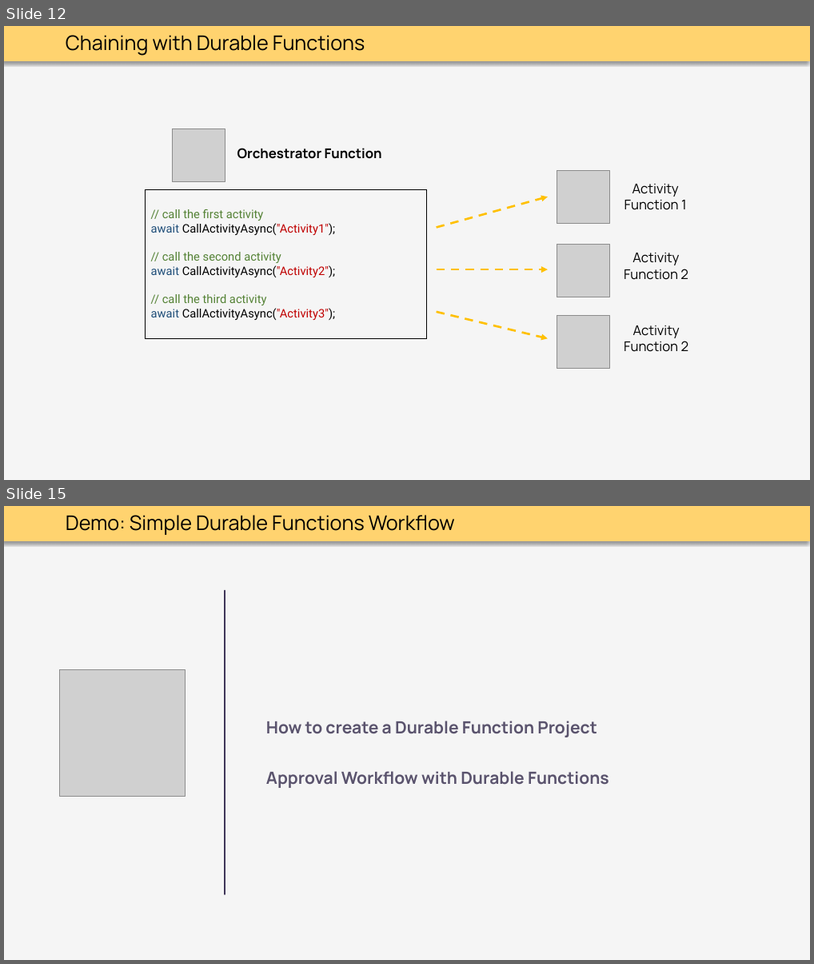
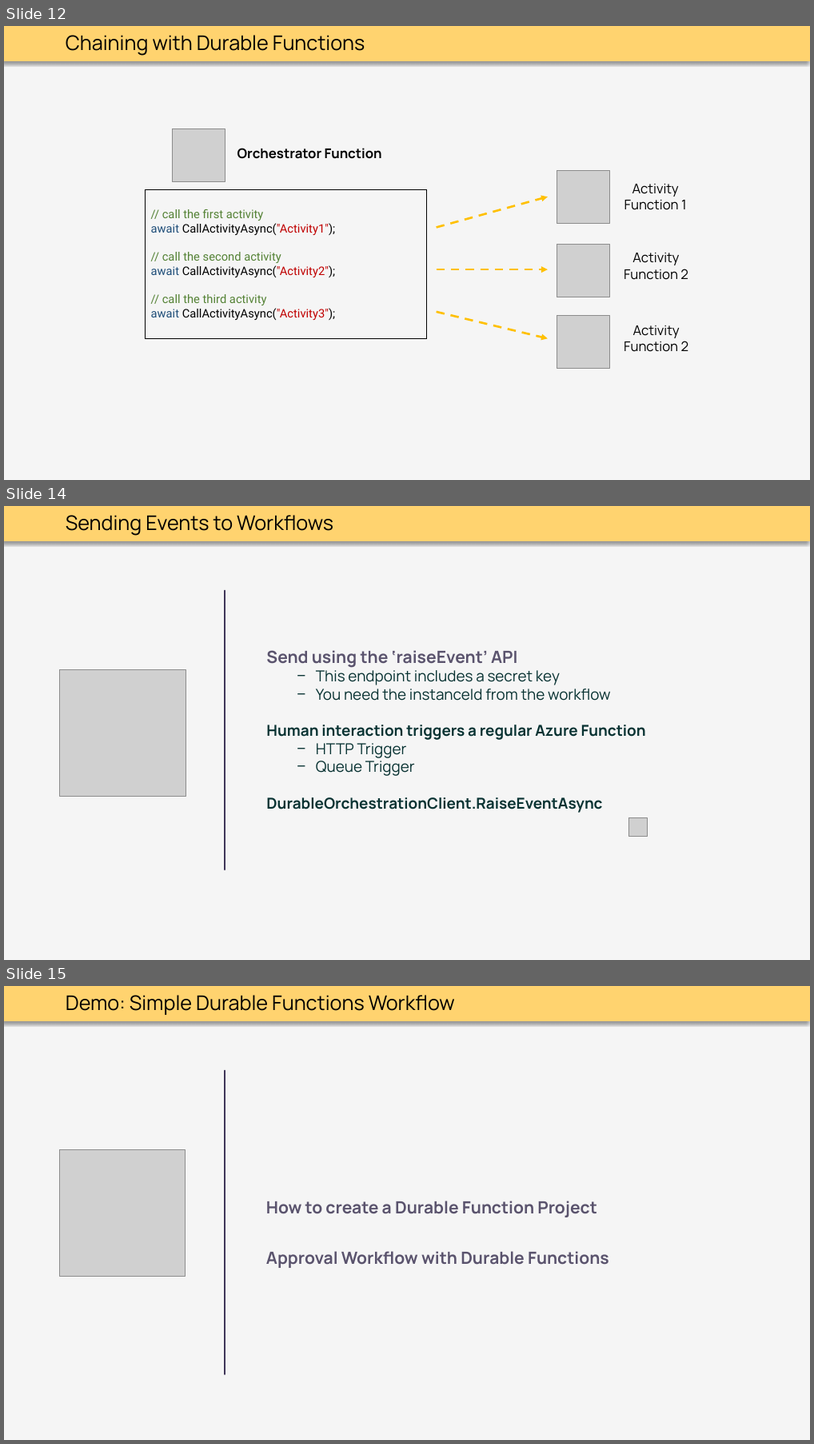
Before and after one commit to thoemmi/DurableFunctionsMeetupRosenheim, a slide deck: slides/Durable_Functions.pptx. Shown one above the other, each under a label of ours: slides 12 and 15 before the commit, slides 12, 14 and 15 after it; the slides between them are not shown. The pictures are 814x964 and 814x1444 pixels, drawn with LibreOffice and Linux fonts; fonts in the diff are those of the drawing; grey boxes stand for pictures. Boxes give left, top, right and bottom in pixels: in the first picture for what was removed or moved away, otherwise in the second. Text is boxed around its words. In the diff, an @@ line names an element or a change of style, - is before the commit and + after.

```diff
--- a/slides/Durable_Functions.pptx
+++ b/slides/Durable_Functions.pptx
@@ slide 14 added at bbox=[4, 506, 810, 960], background #F5F5F5; not listed: 1 template element that a slide beside it also shows @@
@@ text added at bbox=[66, 515, 334, 535], 24 pt, text #000000 @@
+Sending Events to Workflows
@@ line added from (226, 591) to (226, 869), #3F3658 2 pt @@
@@ picture added at bbox=[60, 670, 186, 796] @@
@@ text added at bbox=[266, 650, 646, 812], 18 pt, text #083232, bold @@
+Send using the ‘raiseEvent’ API
+  − This endpoint includes a secret key
+  − You need the instanceId from the workflow
+Human interaction triggers a regular Azure Function
+  − HTTP Trigger
+  − Queue Trigger
+DurableOrchestrationClient.RaiseEventAsync
@@ picture added at bbox=[629, 817, 648, 836] @@
```
Also in this commit, not shown: 5 other slides added, 2 slides removed.
